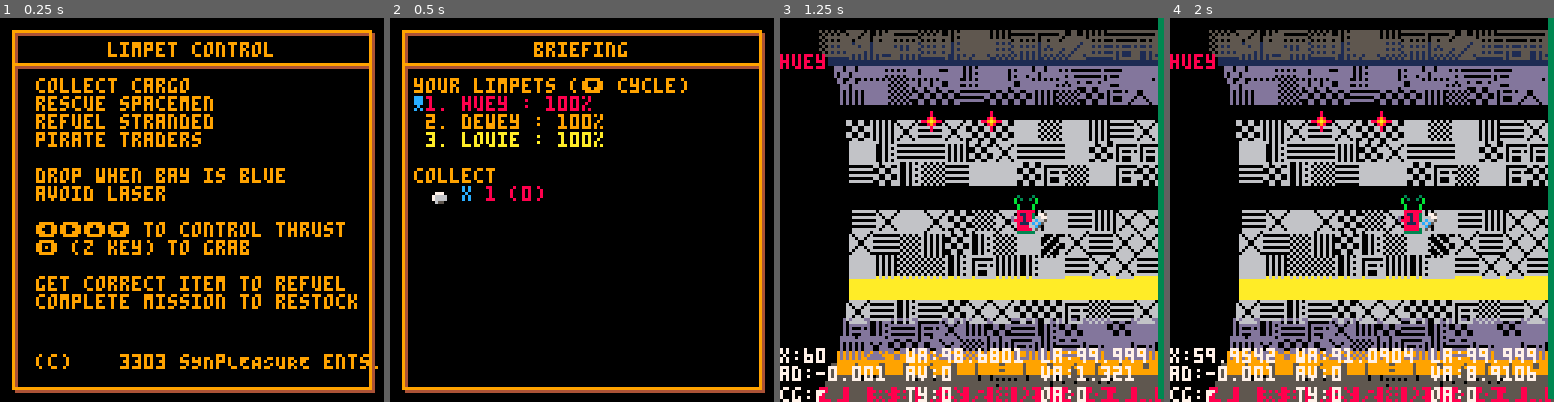
Above: before the commit, frames 1-4 (left to right).
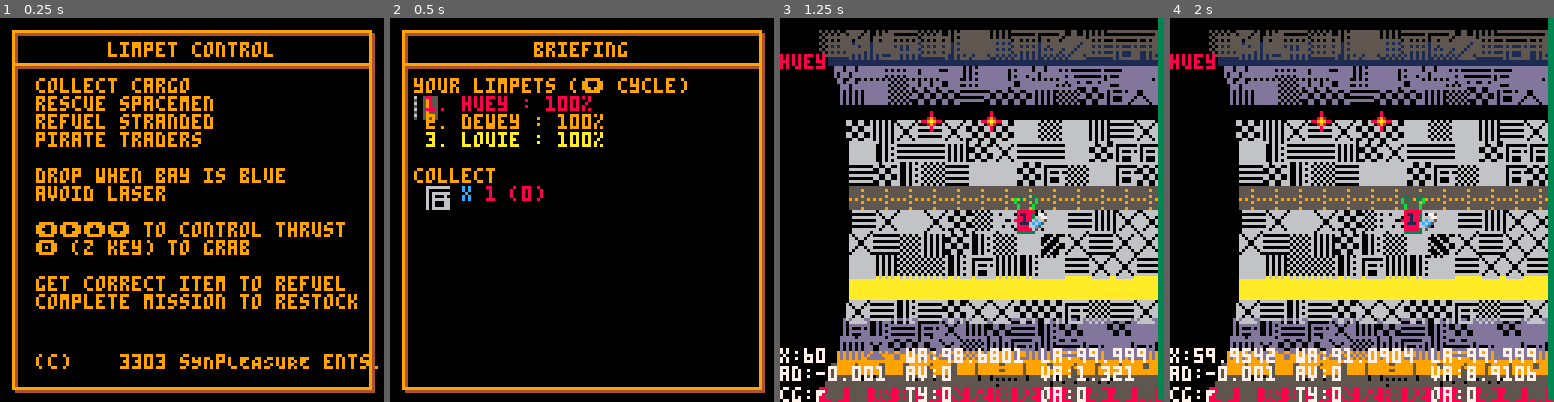
Above: after the commit, the same moments.

Repository: wstephenson/pico8-statlimp
Game: PICO-8 cartridge sl.p8
Same seed, same stepped clock (60 frames per second), same inputs: the game is played once before the commit and once after it.
Inputs:
- Up to frame 1 (0.25 s): no input
- Up to frame 2 (0.5 s): tap O (Z key) at 0.33 s
- Up to frame 3 (1.25 s): tap O (Z key) at 0.7 s; tap X (X key) at 1.07 s
- Up to frame 4 (2 s): tap O (Z key) at 1.43 s; hold Left from 1.97 s (still down)

Frame 1 is identical in both runs. In frame 2, 0.5% of the frame differs, in the area x 6-16%, y 20-50%; in frame 3, 5.0%; in frame 4, 5.1%, in the area x 17-99%, y 43-56%.

Commit message:
Landing pad tiles

Diff:
--- a/sl.p8
+++ b/sl.p8
@@ -1868,161 +1868,161 @@
 50515253545556573f7172737475763f00000000000000000000000000000000000000000000000000000000000000000000000000000000000000000000000000000000000000000000000000000000000000000000000000000000000000000000000000000000000000000000000000000000000000000000000000000000
 7077786a6b6c6d6e000000000000000000000000000000000000000000000000000000000000000000000000000000000000000000000000000000000000000000000000000000000000000000000000000000000000000000000000000000000000000000000000000000000000000000000000000000000000000000000000
 6869797a7b7c7d7e000000000000000000000000000000000000000000000000000000000000000000000000000000000000000000000000000000000000000000000000000000000000000000000000000000000000000000000000000000000000000000000000000000000000000000000000000000000000000000000000
-0000000000000000000000000000000000000000000000000000000000000000000000000000000000000000000000000000000000000000000000000000000000000000000000000000000000000000000000000000000000000000000000000000000000000000000000000000000000000000000000000000000000000000
-0000000000000000000000000000000000000000000000000000000000000000000000000000000000000000000000000000000000000000000000000000000000000000000000000000000000000000000000000000000000000000000000000000000000000000000000000000000000000000000000000000000000000000
-0000000000000000000000000000000000000000000000000000000000000000000000000000000000000000000000000000000000000000000000000000000000000000000000000000000000000000000000000000000000000000000000000000000000000000000000000000000000000000000000000000000000000000
-0000000000000000000000000000000000000000000000000000000000000000000000000000000000000000000000000000000000000000000000000000000000000000000000000000000000000000000000000000000000000000000000000000000000000000000000000000000000000000000000000000000000000000
-0000000000000000000000000000000000000000000000000000000000000000000000000000000000000000000000000000000000000000000000000000000000000000000000000000000000000000000000000000000000000000000000000000000000000000000000000000000000000000000000000000000000000000
-0000000000000000000000000000000000000000000000000000000000000000000000000000000000000000000000000000000000000000000000000000000000000000000000000000000000000000000000000000000000000000000000000000000000000000000000000000000000000000000000000000000000000000
-0000000000000000000000000000000000000000000000000000000000000000000000000000000000000000000000000000000000000000000000000000000000000000000000000000000000000000000000000000000000000000000000000000000000000000000000000000000000000000000000000000000000000000
-0000000000000000000000000000000000000000000000000000000000000000000000000000000000000000000000000000000000000000000000000000000000000000000000000000000000000000000000000000000000000000000000000000000000000000000000000000000000000000000000000000000000000000
-0000000000000000000000000000000000000000000000000000000000000000000000000000000000000000000000000000000000000000000000000000000000000000000000000000000000000000000000000000000000000000000000000000000000000000000000000000000000000000000000000000000000000000
-0000000000000000000000000000000000000000000000000000000000000000000000000000000000000000000000000000000000000000000000000000000000000000000000000000000000000000000000000000000000000000000000000000000000000000000000000000000000000000000000000000000000000000
-0000000000000000000000000000000000000000000000000000000000000000000000000000000000000000000000000000000000000000000000000000000000000000000000000000000000000000000000000000000000000000000000000000000000000000000000000000000000000000000000000000000000000000
-0000000000000000000000000000000000000000000000000000000000000000000000000000000000000000000000000000000000000000000000000000000000000000000000000000000000000000000000000000000000000000000000000000000000000000000000000000000000000000000000000000000000000000
-0000000000000000000000000000000000000000000000000000000000000000000000000000000000000000000000000000000000000000000000000000000000000000000000000000000000000000000000000000000000000000000000000000000000000000000000000000000000000000000000000000000000000000
-0000000000000000000000000000000000000000000000000000000000000000000000000000000000000000000000000000000000000000000000000000000000000000000000000000000000000000000000000000000000000000000000000000000000000000000000000000000000000000000000000000000000000000
-0000000000000000000000000000000000000000000000000000000000000000000000000000000000000000000000000000000000000000000000000000000000000000000000000000000000000000000000000000000000000000000000000000000000000000000000000000000000000000000000000000000000000000
-0000000000000000000000000000000000000000000000000000000000000000000000000000000000000000000000000000000000000000000000000000000000000000000000000000000000000000000000000000000000000000000000000000000000000000000000000000000000000000000000000000000000000000
-0000000000000000000000000000000000000000000000000000000000000000000000000000000000000000000000000000000000000000000000000000000000000000000000000000000000000000000000000000000000000000000000000000000000000000000000000000000000000000000000000000000000000000
-0000000000000000000000000000000000000000000000000000000000000000000000000000000000000000000000000000000000000000000000000000000000000000000000000000000000000000000000000000000000000000000000000000000000000000000000000000000000000000000000000000000000000000
-0000000000000000000000000000000000000000000000000000000000000000000000000000000000000000000000000000000000000000000000000000000000000000000000000000000000000000000000000000000000000000000000000000000000000000000000000000000000000000000000000000000000000000
-0000000000000000000000000000000000000000000000000000000000000000000000000000000000000000000000000000000000000000000000000000000000000000000000000000000000000000000000000000000000000000000000000000000000000000000000000000000000000000000000000000000000000000
-0000000000000000000000000000000000000000000000000000000000000000000000000000000000000000000000000000000000000000000000000000000000000000000000000000000000000000000000000000000000000000000000000000000000000000000000000000000000000000000000000000000000000000
-0000000000000000000000000000000000000000000000000000000000000000000000000000000000000000000000000000000000000000000000000000000000000000000000000000000000000000000000000000000000000000000000000000000000000000000000000000000000000000000000000000000000000000
-0000000000000000000000000000000000000000000000000000000000000000000000000000000000000000000000000000000000000000000000000000000000000000000000000000000000000000000000000000000000000000000000000000000000000000000000000000000000000000000000000000000000000000
-0000000000000000000000000000000000000000000000000000000000000000000000000000000000000000000000000000000000000000000000000000000000000000000000000000000000000000000000000000000000000000000000000000000000000000000000000000000000000000000000000000000000000000
-0000000000000000000000000000000000000000000000000000000000000000000000000000000000000000000000000000000000000000000000000000000000000000000000000000000000000000000000000000000000000000000000000000000000000000000000000000000000000000000000000000000000000000
-0000000000000000000000000000000000000000000000000000000000000000000000000000000000000000000000000000000000000000000000000000000000000000000000000000000000000000000000000000000000000000000000000000000000000000000000000000000000000000000000000000000000000000
-0000000000000000000000000000000000000000000000000000000000000000000000000000000000000000000000000000000000000000000000000000000000000000000000000000000000000000000000000000000000000000000000000000000000000000000000000000000000000000000000000000000000000000
-0000000000000000000000000000000000000000000000000000000000000000000000000000000000000000000000000000000000000000000000000000000000000000000000000000000000000000000000000000000000000000000000000000000000000000000000000000000000000000000000000000000000000000
-…(130 lines of a section not shown)…
+0000000000000000401b3c3c1c40000000000000000000000000000000000000000000000000000000000000000000000000000000000000000000000000000000000000000000000000000000000000000000000000000000000000000000000000000000000000000000000000000000000000000000000000000000000000
+0000000000000000363f7f7f3e38390000000000000000000000000000000000000000000000000000000000000000000000000000000000000000000000000000000000000000000000000000000000000000000000000000000000000000000000000000000000000000000000000000000000000000000000000000000000
+0000000000000000403a3d3d3b40000000000000000000000000000000000000000000000000000000000000000000000000000000000000000000000000000000000000000000000000000000000000000000000000000000000000000000000000000000000000000000000000000000000000000000000000000000000000
+0000000000000000000000000000000000000000000000000000000000000000000000000000000000000000000000000000000000000000000000000000000000000000000000000000000000000000000000000000000000000000000000000000000000000000000000000000000000000000000000000000000000000000
+0000000000000000000000000000000000000000000000000000000000000000000000000000000000000000000000000000000000000000000000000000000000000000000000000000000000000000000000000000000000000000000000000000000000000000000000000000000000000000000000000000000000000000
+0000000000000000000000000000000000000000000000000000000000000000000000000000000000000000000000000000000000000000000000000000000000000000000000000000000000000000000000000000000000000000000000000000000000000000000000000000000000000000000000000000000000000000
+0000000000000000000000000000000000000000000000000000000000000000000000000000000000000000000000000000000000000000000000000000000000000000000000000000000000000000000000000000000000000000000000000000000000000000000000000000000000000000000000000000000000000000
+0000000000000000000000000000000000000000000000000000000000000000000000000000000000000000000000000000000000000000000000000000000000000000000000000000000000000000000000000000000000000000000000000000000000000000000000000000000000000000000000000000000000000000
+0000000000000000000000000000000000000000000000000000000000000000000000000000000000000000000000000000000000000000000000000000000000000000000000000000000000000000000000000000000000000000000000000000000000000000000000000000000000000000000000000000000000000000
+0000000000000000000000000000000000000000000000000000000000000000000000000000000000000000000000000000000000000000000000000000000000000000000000000000000000000000000000000000000000000000000000000000000000000000000000000000000000000000000000000000000000000000
+0000000000000000000000000000000000000000000000000000000000000000000000000000000000000000000000000000000000000000000000000000000000000000000000000000000000000000000000000000000000000000000000000000000000000000000000000000000000000000000000000000000000000000
+0000000000000000000000000000000000000000000000000000000000000000000000000000000000000000000000000000000000000000000000000000000000000000000000000000000000000000000000000000000000000000000000000000000000000000000000000000000000000000000000000000000000000000
+0000000000000000000000000000000000000000000000000000000000000000000000000000000000000000000000000000000000000000000000000000000000000000000000000000000000000000000000000000000000000000000000000000000000000000000000000000000000000000000000000000000000000000
+0000000000000000000000000000000000000000000000000000000000000000000000000000000000000000000000000000000000000000000000000000000000000000000000000000000000000000000000000000000000000000000000000000000000000000000000000000000000000000000000000000000000000000
+0000000000000000000000000000000000000000000000000000000000000000000000000000000000000000000000000000000000000000000000000000000000000000000000000000000000000000000000000000000000000000000000000000000000000000000000000000000000000000000000000000000000000000
+0000000000000000000000000000000000000000000000000000000000000000000000000000000000000000000000000000000000000000000000000000000000000000000000000000000000000000000000000000000000000000000000000000000000000000000000000000000000000000000000000000000000000000
+0000000000000000000000000000000000000000000000000000000000000000000000000000000000000000000000000000000000000000000000000000000000000000000000000000000000000000000000000000000000000000000000000000000000000000000000000000000000000000000000000000000000000000
+0000000000000000000000000000000000000000000000000000000000000000000000000000000000000000000000000000000000000000000000000000000000000000000000000000000000000000000000000000000000000000000000000000000000000000000000000000000000000000000000000000000000000000
+0000000000000000000000000000000000000000000000000000000000000000000000000000000000000000000000000000000000000000000000000000000000000000000000000000000000000000000000000000000000000000000000000000000000000000000000000000000000000000000000000000000000000000
+0000000000000000000000000000000000000000000000000000000000000000000000000000000000000000000000000000000000000000000000000000000000000000000000000000000000000000000000000000000000000000000000000000000000000000000000000000000000000000000000000000000000000000
+0000000000000000000000000000000000000000000000000000000000000000000000000000000000000000000000000000000000000000000000000000000000000000000000000000000000000000000000000000000000000000000000000000000000000000000000000000000000000000000000000000000000000000
+0000000000000000000000000000000000000000000000000000000000000000000000000000000000000000000000000000000000000000000000000000000000000000000000000000000000000000000000000000000000000000000000000000000000000000000000000000000000000000000000000000000000000000
+0000000000000000000000000000000000000000000000000000000000000000000000000000000000000000000000000000000000000000000000000000000000000000000000000000000000000000000000000000000000000000000000000000000000000000000000000000000000000000000000000000000000000000
+0000000000000000000000000000000000000000000000000000000000000000000000000000000000000000000000000000000000000000000000000000000000000000000000000000000000000000000000000000000000000000000000000000000000000000000000000000000000000000000000000000000000000000
+0000000000000000000000000000000000000000000000000000000000000000000000000000000000000000000000000000000000000000000000000000000000000000000000000000000000000000000000000000000000000000000000000000000000000000000000000000000000000000000000000000000000000000
+0000000000000000000000000000000000000000000000000000000000000000000000000000000000000000000000000000000000000000000000000000000000000000000000000000000000000000000000000000000000000000000000000000000000000000000000000000000000000000000000000000000000000000
+0000000000000000000000000000000000000000000000000000000000000000000000000000000000000000000000000000000000000000000000000000000000000000000000000000000000000000000000000000000000000000000000000000000000000000000000000000000000000000000000000000000000000000
+0000000000000000000000000000000000000000000000000000000000000000000000000000000000000000000000000000000000000000000000000000000000000000000000000000000000000000000000000000000000000000000000000000000000000000000000000000000000000000000000000000000000000000
+…(130 lines of a section not shown)…
Not shown, changed: 40 lines of the sprite sheet (__gfx__) section of sl.p8
